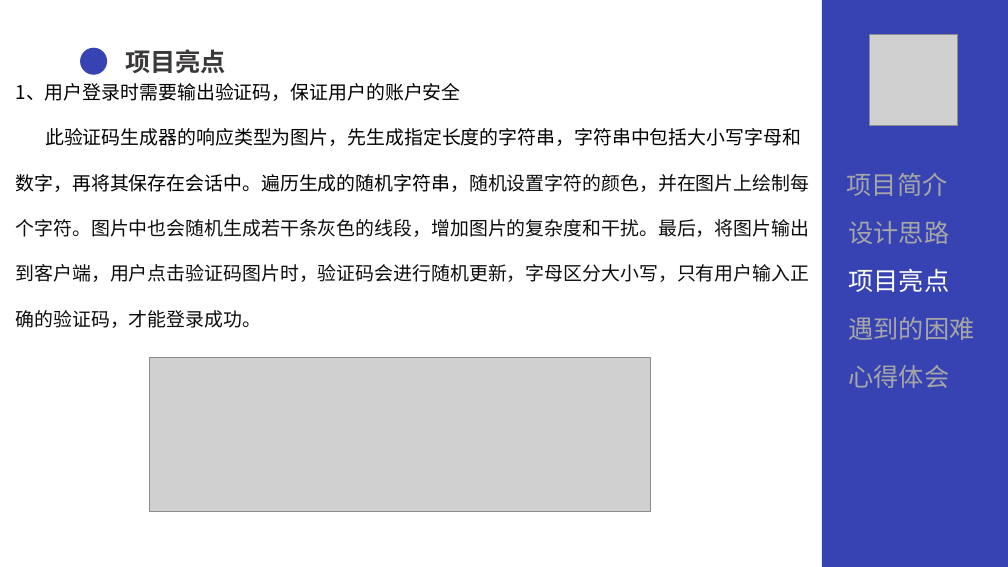
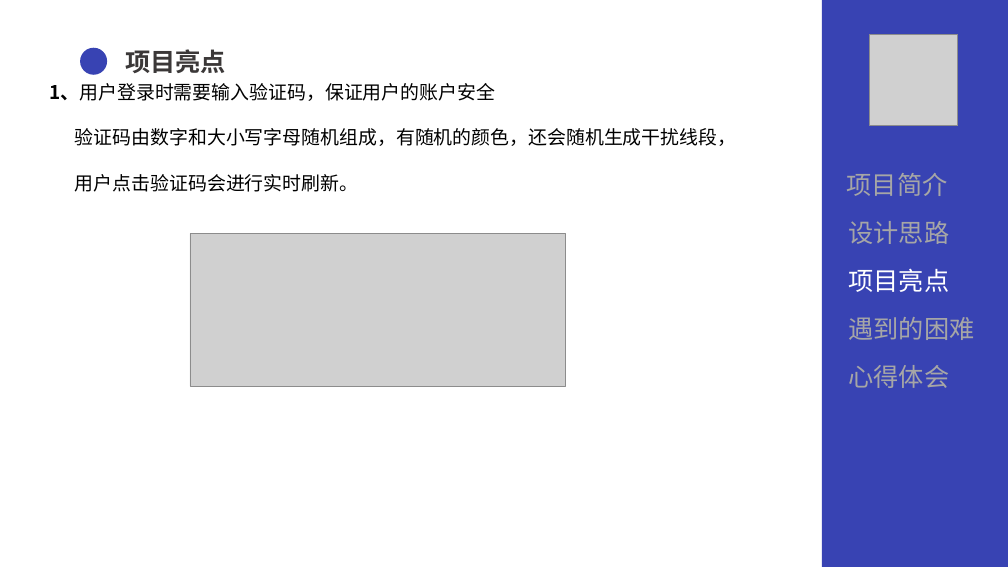
Before and after one commit to fjm0126/Qg-MoneySystem, a slide deck: slide 8 of doucument/QG答辩.pptx. Drawn at 1008x567 pixels with LibreOffice and Linux fonts; fonts in the diff are those of the drawing; grey boxes stand for pictures. Boxes give left, top, right and bottom in pixels: in the first picture for what was removed or moved away, otherwise in the second. Text is boxed around its words. In the diff, an @@ line names an element or a change of style, - is before the commit and + after.

```diff
--- a/doucument/QG答辩.pptx
+++ b/doucument/QG答辩.pptx
@@ text at (49, 83, 736, 192): text changed; font Calibri to Noto Sans CJK SC; text colour #0D0D0D to #000000 @@
-1、用户登录时需要输出验证码，保证用户的账户安全
-此验证码生成器的响应类型为图片，先生成指定长度的字符串，字符串中包括大小写字母和
-数字，再将其保存在会话中。遍历生成的随机字符串，随机设置字符的颜色，并在图片上绘制每
-个字符。图片中也会随机生成若干条灰色的线段，增加图片的复杂度和干扰。最后，将图片输出
-到客户端，用户点击验证码图片时，验证码会进行随机更新，字母区分大小写，只有用户输入正
-确的验证码，才能登录成功。
+1、用户登录时需要输入验证码，保证用户的账户安全
+验证码由数字和大小写字母随机组成，有随机的颜色，还会随机生成干扰线段，
+用户点击验证码会进行实时刷新。
@@ picture added at (190, 234, 566, 386) @@
@@ picture removed at (150, 358, 650, 512) @@
```
Also in this commit, not shown: 10 other slides changed, 1 other file.
